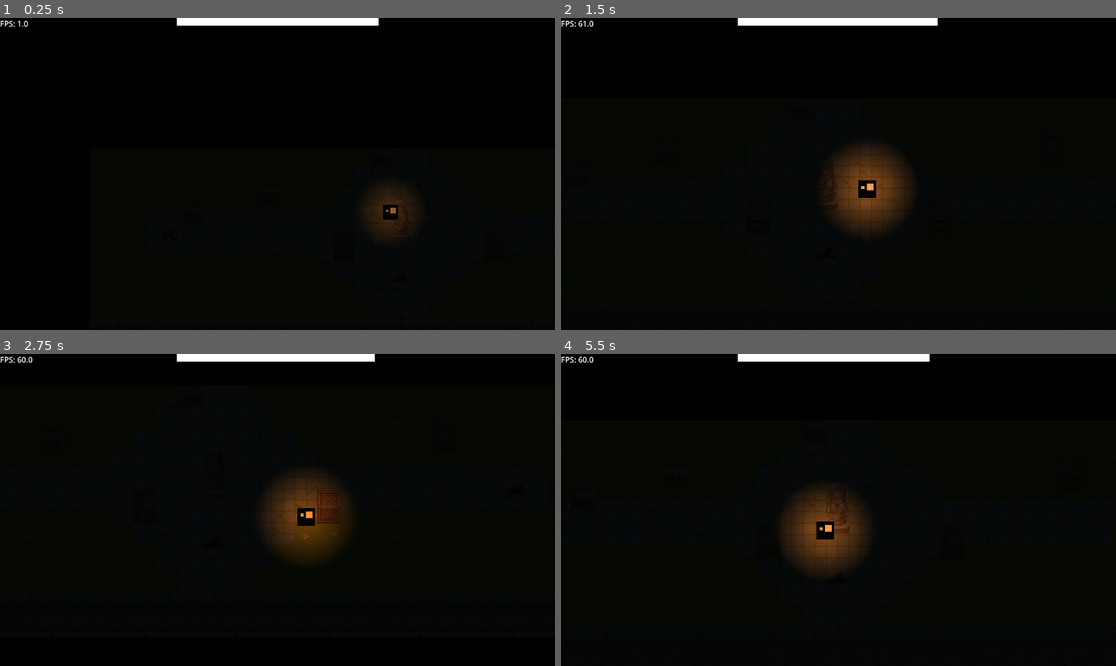
Above: before the commit, frames 1-4 (two rows, left to right).
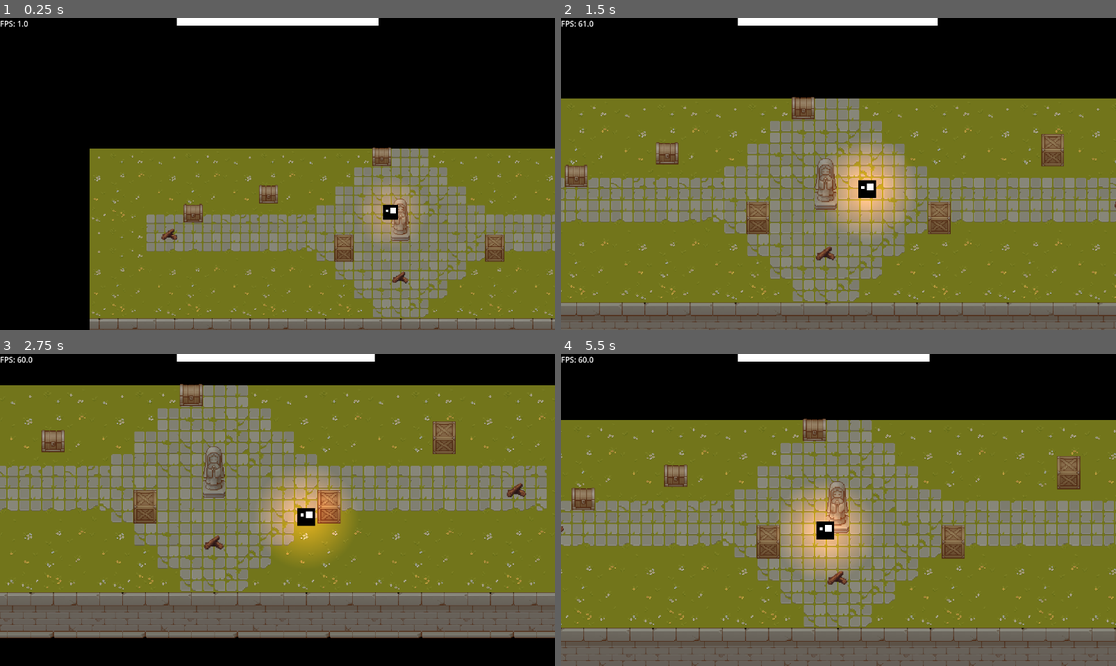
Above: after the commit, the same moments.

Repository: Kunggings/bonfire
Game: Godot game, scene res://scenes/main.tscn
Two runs of this game, one before a commit and one after it. Both use one fixed random seed, a clock stepped at 60 frames per second and the inputs below.
Inputs:
- Up to frame 1 (0.25 s): no input
- Up to frame 2 (1.5 s): hold D (right) 0.53-1.28 s; hold S (down) from 1.28 s (still down)
- Up to frame 3 (2.75 s): release S (down) at 2.03 s; hold D (right) from 2.03 s (still down)
- Up to frame 4 (5.5 s): release D (right) at 2.78 s; hold W (up) 2.78-3.53 s; hold A (left) 3.53-5.03 s; hold S (down) from 5.03 s (still down)

The runs differ from the first frame. In frame 1, 49% of the frame differs, in the area x 16-100%, y 41-100%; in frame 2, 74%; in frame 3, 81%, in the area x 0-100%, y 9-92%; in frame 4, 79%.

Commit message:
Random World Gen

Diff:
--- a/scenes/main.tscn
+++ b/scenes/main.tscn
@@ -58,7 +58,8 @@
 tile_set = ExtResource("6_ya4ey")
 
 [node name="CanvasModulate" type="CanvasModulate" parent="."]
-color = Color(0.047401495, 0.066622205, 0.08994489, 1)
+visible = false
+color = Color(0, 0, 0, 1)
 
 [node name="Bonfires" type="Node" parent="."]
 
--- /dev/null
+++ b/scenes/random_generation.tscn
@@ -0,0 +1,20 @@
+[gd_scene load_steps=5 format=3 uid="uid://85syvp8pflpd"]
+
+[ext_resource type="Script" uid="uid://b2h5seb8vqybj" path="res://scenes/world.gd" id="1_mmgq7"]
+[ext_resource type="TileSet" uid="uid://dqk8rlrty2f5o" path="res://tileset/BasicTileSet.tres" id="2_wyi8h"]
+
+[sub_resource type="FastNoiseLite" id="FastNoiseLite_mmgq7"]
+
+[sub_resource type="NoiseTexture2D" id="NoiseTexture2D_wyi8h"]
+noise = SubResource("FastNoiseLite_mmgq7")
+
+[node name="RandomGeneration" type="Node2D"]
+
+[node name="World" type="Node" parent="."]
+script = ExtResource("1_mmgq7")
+noise_height_texture = SubResource("NoiseTexture2D_wyi8h")
+
+[node name="TileMap" type="TileMap" parent="World"]
+z_index = -1
+tile_set = ExtResource("2_wyi8h")
+format = 2
--- /dev/null
+++ b/scenes/world.gd
@@ -0,0 +1,33 @@
+extends Node
+
+@export var noise_height_texture: NoiseTexture2D
+
+var noise : Noise
+var length : int = 100
+var noise_val_arr = []
+
+@onready var tile_map = $TileMap
+
+var source_id : int = 0
+var grass_atlas = Vector2i(0,0)
+var stone_atlas = Vector2i(0,4)
+
+func _ready() -> void:
+	noise_height_texture.noise.seed = randi()
+	noise = noise_height_texture.noise
+
+	generate_world()
+
+func _process(delta: float) -> void:
+	pass
+
+func generate_world():
+	for x in range(-length/2, length/2):
+		for y in range(-length/2, length/2):
+			var noise_val: float = noise.get_noise_2d(x, y)
+			noise_val_arr.append(noise_val)
+
+			if noise_val > 0.0:
+				tile_map.set_cell(0, Vector2i(x, y), source_id, grass_atlas)
+			else:
+				tile_map.set_cell(0, Vector2i(x, y), source_id, stone_atlas)
Not shown, added: scenes/world.gd.uid
